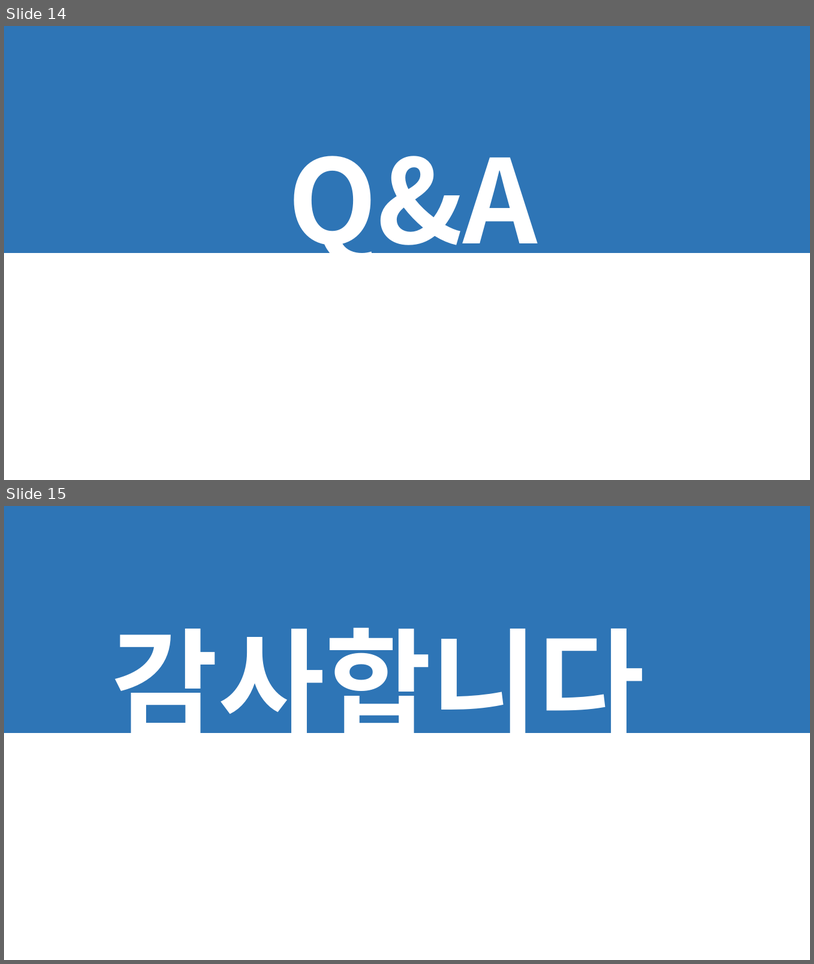
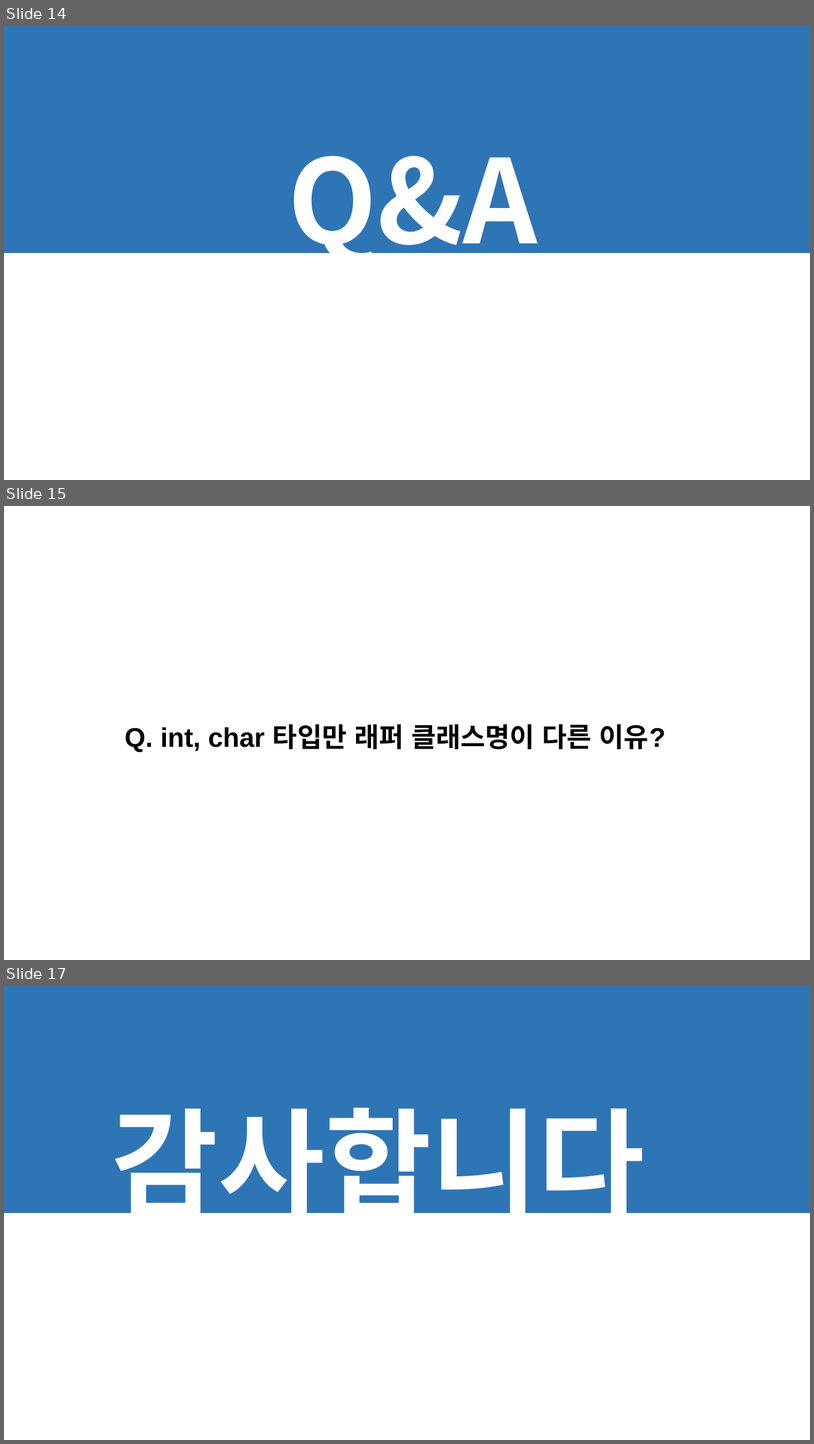
Before and after one commit to ISFX-Study/learn-study, a slide deck: 발표자료/20241122/20241122_래퍼클래스.pptx. Shown one above the other, each under a label of ours: slides 14 and 15 before the commit, slides 14, 15 and 17 after it; the slides between them are not shown. The pictures are 814x964 and 814x1444 pixels, drawn with LibreOffice and Linux fonts; fonts in the diff are those of the drawing. Boxes give left, top, right and bottom in pixels: in the first picture for what was removed or moved away, otherwise in the second. Text is boxed around its words. In the diff, an @@ line names an element or a change of style, - is before the commit and + after.

```diff
--- a/발표자료/20241122/20241122_래퍼클래스.pptx
+++ b/발표자료/20241122/20241122_래퍼클래스.pptx
@@ slide 15 added at (4, 506, 810, 960), background #FFFFFF @@
@@ text added at (125, 724, 666, 752), 32 pt, text #000000, bold @@
+Q. int, char 타입만 래퍼 클래스명이 다른 이유?
@@ what was slide 15 is now slide 17 @@
```
Also in this commit, not shown: 1 other slide added.
